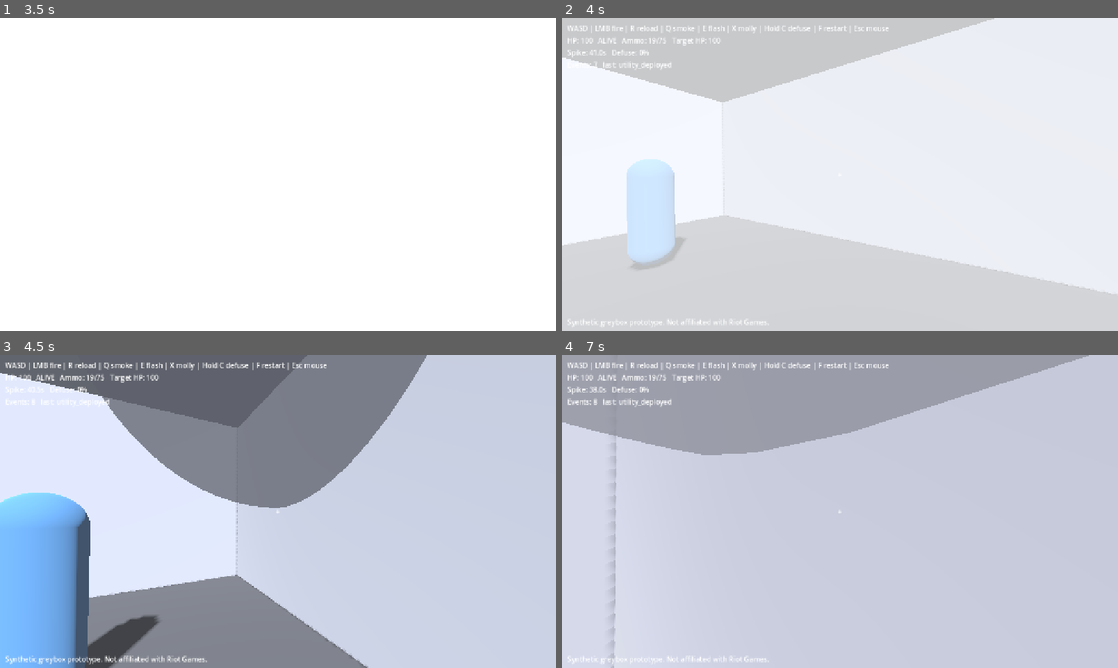
Above: before the commit, frames 1-4 (two rows, left to right).
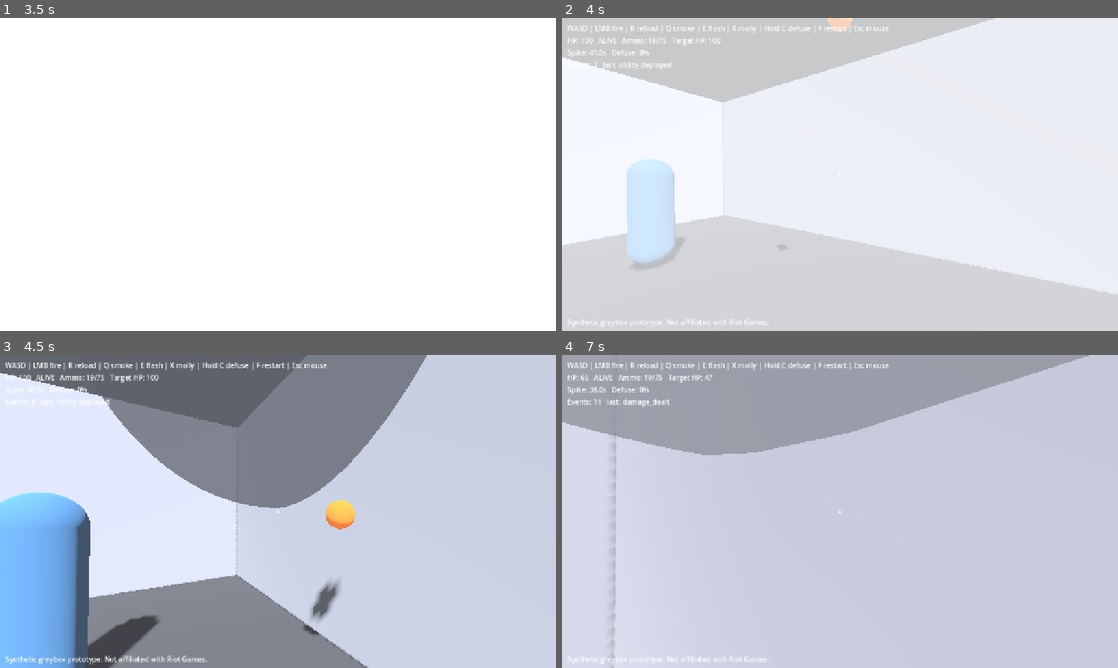
Above: after the commit, the same moments.

Repository: Wonho2007/callout-trainer
Game: Godot game, scene res://scenes/main.tscn
Two runs of this game, one before a commit and one after it. Both use one fixed random seed, a clock stepped at 60 frames per second and the inputs below.
Inputs (mouse positions are in pixels of both pictures, inside the frame that each line leads up to):
- Up to frame 1 (3.5 s): tap Enter at 0.5 s; move the mouse to (305, 174) at 0.52 s; hold Ctrl (crouch) 0.53-1.28 s; hold W (move_forward) from 0.53 s (still down); tap Space (jump) at 0.77, 1.52, 3.02 s; move the mouse to (250, 174) at 1.27 s; tap C (defuse) at 1.35 s; move the mouse to (289, 168) at 2.02 s; press the mouse at (289, 168) at 2.03 s; move the mouse to (272, 180) at 2.77 s; release the mouse at (272, 180) at 2.78 s; tap E (throw_flash) at 2.85 s
- Up to frame 2 (4 s): keep holding W (move_forward); move the mouse to (878, 177) at 3.52 s; hold X (throw_molly) from 3.53 s (still down); tap Space (jump) at 3.77 s
- Up to frame 3 (4.5 s): keep holding W (move_forward); move the mouse to (233, 508) at 4.27 s; release X (throw_molly) at 4.28 s; tap Q (throw_smoke) at 4.35 s
- Up to frame 4 (7 s): tap Space (jump) at 4.52, 6.02, 6.77 s; move the mouse to (845, 511) at 5.02 s; hold Shift (walk) 5.03-5.78 s; move the mouse to (817, 505) at 5.77 s; release W (move_forward) at 5.78 s; hold D (move_right) 5.78-6.53 s; tap Ctrl (crouch) at 5.85 s; move the mouse to (867, 511) at 6.52 s; hold W (move_forward) from 6.53 s (still down); hold C (defuse) from 6.53 s (still down)

Frame 1 is identical in both runs. In frame 2, 0.2% of the frame differs, in the area x 38-53%, y 0-75%; in frame 3, 0.8%, in the area x 54-64%, y 46-90%; in frame 4, 0.4%.
Error before the commit: Parse Error: Cannot infer the type of "ground" variable because the value doesn't have a set type. (res://utility/molly.gd:87)

Commit message:
Fix molly parse error: infer ground from a Variant-returning helper
_floor_under returns Vector3 or null (Variant), so := cannot infer its type.
Use a plain var. This broke project load on main; one-line fix.

Diff:
--- a/utility/molly.gd
+++ b/utility/molly.gd
@@ -84,7 +84,7 @@
 	freeze = true
 	# Drop the ignition point straight down onto the floor beneath, so the fire
 	# always lands flat on the ground even though the timer is absolute.
-	var ground := _floor_under(global_position)
+	var ground = _floor_under(global_position)
 	if ground != null:
 		global_position = ground as Vector3
 	global_rotation = Vector3.ZERO
